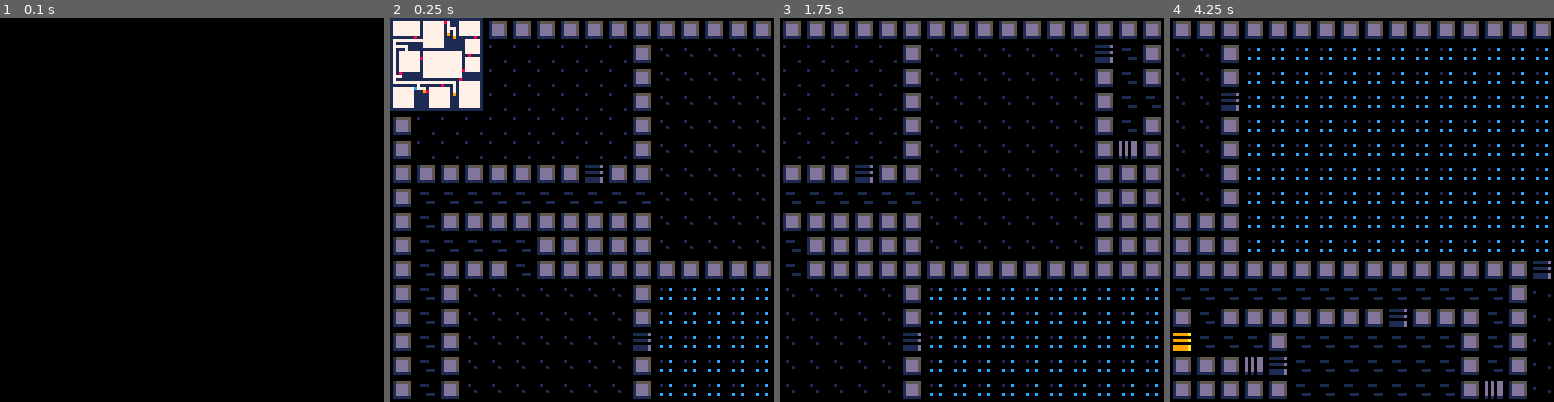
Above: before the commit, frames 1-4 (left to right).
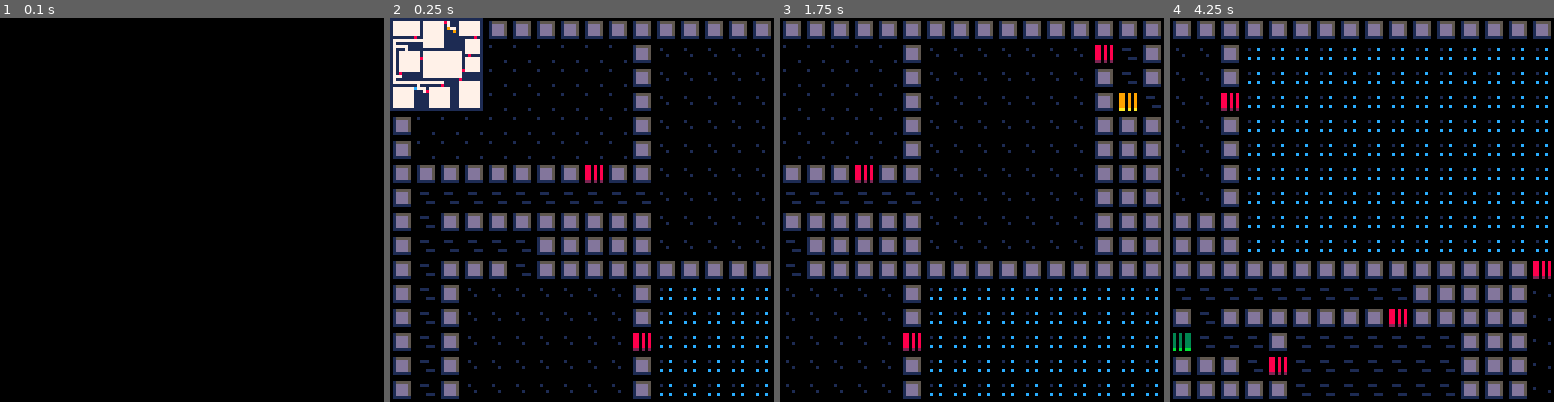
Above: after the commit, the same moments.

Repository: theRenard/PICO-8-Dungeon-Generator
Game: PICO-8 cartridge dungeon-generator.p8
Two runs of this game, one before a commit and one after it. Both use one fixed random seed, a clock stepped at 60 frames per second and the inputs below.
Inputs:
- Up to frame 1 (0.1 s): no input
- Up to frame 2 (0.25 s): no input
- Up to frame 3 (1.75 s): hold Right from 1.6 s (still down)
- Up to frame 4 (4.25 s): release Right at 2.1 s; hold Up 2.15-2.42 s; hold Right 2.47-3.03 s; hold Left 3.08-3.58 s; hold Down 3.63-3.97 s; hold Right from 4.02 s (still down)

Frame 1 is identical in both runs. In frame 2, 0.5% of the frame differs, in the area x 8-68%, y 2-87%; in frame 3, 1.1%; in frame 4, 2.8%, in the area x 0-100%, y 19-100%.

Commit message:
Enhance maze generation functionality with detailed comments and improved room placement logic; adjust exit count for better layout.

Diff:
--- a/dungeon-generator.p8
+++ b/dungeon-generator.p8
@@ -11,12 +11,12 @@
 
 __gfx__
 00000000000000000000000000000000000000000000000000000000000000000000000000000000000000000000000000000000000000000000000000000000
-0000000001555550000000000000000001000000000000000000000000000000011111d00d0d0dd00000000000000000099999a0000000000000000000000000
-0070070001dddd500000010000100000000000000000000000100c0000111000000000000d0d0dd0000000000000000000000000000000000000000000000000
-0007700001dddd50000000000000000000000000010000000000000000000000011111d00d0d0dd00000000000000000099999a0000000000000000000000000
-0007700001dddd50000000000000100000000000000000100000000000000000000000000d0d0dd0000000000000000000000000000000000000000000000000
-0070070001dddd500010000000000000000000000000000000c00c0000001110011111d00d0d0dd00000000000000000099999a0000000000000000000000000
-0000000001111110000000000000000000000010000000000000000000000000011111d0010101100000000000000000099999a0000000000000000000000000
+00000000015555500000000000000000010000000000000000000000000000000880808009909090000000000000000003030330000000000000000000000000
+0070070001dddd500000010000100000000000000000000000100c00001110000880808009909090000000000000000003030330000000000000000000000000
+0007700001dddd500000000000000000000000000100000000000000000000000880808009909090000000000000000003030330000000000000000000000000
+0007700001dddd500000000000001000000000000000001000000000000000000880808009909090000000000000000003030330000000000000000000000000
+0070070001dddd500010000000000000000000000000000000c00c00000011100880808009909090000000000000000003030330000000000000000000000000
+0000000001111110000000000000000000000010000000000000000000000000022020200aa0a0a000000000000000000b0b0bb0000000000000000000000000
 00000000000000000000000000000000000000000000000000000000000000000000000000000000000000000000000000000000000000000000000000000000
 00000000000000000000000000000000000000000000000000000000000000000000000000000000000000000000000000000000000000000000000000000000
 00000000000000000000000000000000000000000000000000000000000000000000000000000000000000000000000000000000000000000000000000000000
--- a/lua/generator.lua
+++ b/lua/generator.lua
@@ -3,58 +3,142 @@
 --2220
 --17919
 
+--[[
+    MAZE/DUNGEON GENERATOR
+
+    This function creates a procedural maze/dungeon with the following features:
+    - Random room placement
+    - Maze generation using depth-first search
+    - Region connection to ensure all areas are accessible
+    - Dead end removal to create more interesting layouts
+    - Configurable parameters for size, complexity, and visual output
+]]
+
 function make_mz(cfg)
-    -- Constants
+    --[[ CONFIGURATION AND CONSTANTS ]]
+    -- draw: whether to visualize the generation process in real-time
+    -- mth: method for choosing next position (1=random, 2=first, 3=last)
     local draw, mth = cfg.draw or false, cfg.mth or 3
+
+    -- brd: border size (1 or 2), w/h: maze dimensions
     local brd, w, h = cfg.hasbrd == false and 1 or 2, cfg.w or 128, cfg.h or 64
+
+    -- mz_w/h: actual maze dimensions (accounting for border)
+    -- chambers: stores room information for each region
+    -- tries: maximum attempts for room placement
+    -- xtrsz: extra size factor for rooms
+    -- xtrconn: probability factor for extra connections
+    -- exits: number of dead ends to preserve
     local mz_w, mz_h, chambers = w - 1, h - 1, {}
     local tries, xtrsz, xtrconn, exits = 1000, cfg.xtrsz or 1, cfg.xtrconn or 20, cfg.exits or 2
 
-    -- Tiles
+    --[[ TILE TYPES ]]
+    -- wl_tl: wall tile, flr_tl: floor tile, op_tl: open tile
+    -- csd_tl: closed tile, xt_tl: exit tile
     local wl_tl, flr_tl, op_tl, csd_tl, xt_tl = cfg.wl_tl or 1, cfg.flr_tl or 7, cfg.op_tl or 12, cfg.csd_tl or 8, cfg.xt_tl or 9
+
+    --[[ DATA STRUCTURES ]]
+    -- mz: main maze array (contains tile types)
+    -- rgn: region array (tracks which region each cell belongs to)
+    -- con_rgn: connection regions (tracks potential connection points)
+    -- dd_ends: dead ends list
+    -- cr_rgn: current region counter
     local mz, rgn, con_rgn, dd_ends, cr_rgn = mk2darr(mz_w, mz_h, wl_tl), mk2darr(mz_w, mz_h), mk2darr(mz_w, mz_h), {}, 0
 
+    --[[ UTILITY FUNCTIONS ]]
+
+    --[[
+        chs_idx(ceil)
+        Chooses the next position index based on the method:
+        - Method 1: Random selection
+        - Method 2: Always first (depth-first)
+        - Method 3: Always last (breadth-first)
+    ]]
     local function chs_idx(ceil)
         return mth == 1 and flr(rnd(ceil)) + 1 or mth == 2 and 1 or ceil
     end
 
+    --[[
+        in_bounds(pos)
+        Checks if a position is within the maze boundaries
+        Returns true if position is valid (1 to mz_w/h)
+    ]]
     local function in_bounds(pos)
         return pos.x <= mz_w and pos.y <= mz_h and pos.x > 0 and pos.y > 0
     end
 
+    --[[
+        is_wall(pos)
+        Checks if a position contains a wall tile
+    ]]
     local function is_wall(pos)
         return mz[pos.x][pos.y] == wl_tl
     end
 
+    --[[
+        is_path(pos)
+        Checks if a position contains a floor/path tile
+    ]]
     local function is_path(pos)
         return mz[pos.x][pos.y] == flr_tl
     end
 
+    --[[
+        set_tl(pos, tl_ty)
+        Sets a position to a specific tile type
+    ]]
     local function set_tl(pos, tl_ty)
         mz[pos.x][pos.y] = tl_ty
     end
 
+    --[[
+        crv(pos)
+        Carves a path at the given position and assigns it to current region
+        This is the core function for creating paths in the maze
+    ]]
     local function crv(pos)
         set_tl(pos, flr_tl)
         rgn[pos.x][pos.y] = cr_rgn
     end
 
+    --[[
+        fill(pos)
+        Fills a position with a wall (blocks the path)
+    ]]
     local function fill(pos)
         mz[pos.x][pos.y] = wl_tl
     end
 
+    --[[
+        can_crv(pos)
+        Checks if a position can be carved (is within bounds and is a wall)
+    ]]
     local function can_crv(pos)
         return in_bounds(pos) and is_wall(pos)
     end
 
+    --[[
+        add_rgn()
+        Increments the region counter to create a new region
+    ]]
     local function add_rgn()
         cr_rgn += 1
     end
 
+    --[[
+        add_dend(pos)
+        Adds a position to the dead ends list
+    ]]
     local function add_dend(pos)
         add(dd_ends, pos)
     end
 
+    --[[
+        add_junc(pos)
+        Creates a junction at the given position
+        Randomly chooses between closed tile, open tile, or floor tile
+        This adds variety to the maze connections
+    ]]
     local function add_junc(pos)
         local tile_type = csd_tl
         if one_in(4) then
@@ -63,6 +147,13 @@
         set_tl(pos, tile_type)
     end
 
+    --[[ VISUALIZATION FUNCTIONS ]]
+
+    --[[
+        draw_mz()
+        Draws the current maze state to the screen
+        Only draws occasionally (10% chance) to avoid overwhelming the display
+    ]]
     local function draw_mz()
         if rnd() > 0.9 then
             foreach_2darr(
@@ -73,6 +164,11 @@
         end
     end
 
+    --[[
+        draw_rgn()
+        Visualizes the regions with different colors
+        Each region gets a unique color (avoiding colors 9 and 10)
+    ]]
     local function draw_rgn()
         foreach_2darr(
             mz, function(x, y)
@@ -86,6 +182,11 @@
         )
     end
 
+    --[[
+        draw_connections()
+        Visualizes connection points between regions
+        Shows 2-region connections in color 9, multi-region in color 10
+    ]]
     local function draw_connections()
         if rnd() > 0.9 then
             foreach_2darr(
@@ -103,6 +204,23 @@
         end
     end
 
+    --[[ MAZE GENERATION FUNCTIONS ]]
+
+    --[[
+        grow_mz(str_pos)
+        Grows a maze from a starting position using depth-first search
+
+        Algorithm:
+        1. Start at the given position and carve it
+        2. Add it to the position list
+        3. While there are positions to explore:
+           - Choose next position based on method
+           - Try each direction randomly
+           - If we can carve in that direction (2 steps), do so
+           - Add the new position to the list
+           - If no direction works, remove current position
+        4. This creates a maze with no loops (tree structure)
+    ]]
     local function grow_mz(str_pos)
         add_rgn()
         local posn = {}
@@ -136,6 +254,12 @@
         end
     end
 
+    --[[
+        grow_mzs()
+        Grows mazes from all valid starting positions
+        Only starts from positions that are walls and follow the grid pattern
+        This ensures complete maze coverage
+    ]]
     local function grow_mzs()
         for x = brd, mz_w, 2 do
             for y = brd, mz_h, 2 do
@@ -147,6 +271,19 @@
         end
     end
 
+    --[[
+        add_rms()
+        Adds rectangular rooms to the maze
+
+        Algorithm:
+        1. Try to place rooms up to 'tries' times
+        2. Generate random room size (minimum 5x5, can be rectangular)
+        3. Check if room overlaps with existing rooms
+        4. If no overlap, carve the room and assign it to a new region
+        5. Store room information in chambers array
+
+        This creates open areas that contrast with the maze corridors
+    ]]
     local function add_rms()
         local rms = {}
         for i = 0, tries do
@@ -181,9 +318,25 @@
         end
     end
 
+    --[[
+        conn_rgn()
+        Connects all regions to ensure the maze is fully accessible
+
+        Algorithm:
+        1. Find all potential connection points (walls between different regions)
+        2. Visualize regions and connections if drawing is enabled
+        3. While there are unmerged regions:
+           - Choose a random connection point
+           - Create a junction at that point
+           - Merge the connected regions
+           - Remove nearby redundant connections
+           - Optionally add extra connections for variety
+        4. This ensures the maze is fully connected with no isolated areas
+    ]]
     local function conn_rgn()
         if draw then draw_rgn() end
 
+        -- Find all potential connection points
         foreach_2darr(
             mz, function(x, y)
                 if is_wall({ x = x, y = y }) then
@@ -214,6 +367,7 @@
         local cons = {}
         -- {{ x, y }}
 
+        -- Collect all connection points
         foreach_2darr(
             mz, function(x, y)
                 if con_rgn[x][y] then
@@ -222,12 +376,14 @@
             end
         )
 
+        -- Initialize region tracking
         local mgd_rgns, un_mgd_rgns = {}, {}
         for i = 1, cr_rgn do
             mgd_rgns[i] = i
             un_mgd_rgns[i] = i
         end
 
+        -- Connect regions until all are merged
         while #un_mgd_rgns > 1 do
             local conn = get_rnd_item(cons)
 
@@ -240,6 +396,7 @@
             )
             local dest, sources = rgn[1], slice(rgn, 2)
 
+            -- Merge regions
             for i = 1, cr_rgn do
                 if contains(sources, mgd_rgns[i]) then
                     mgd_rgns[i] = dest
@@ -250,6 +407,7 @@
                 del(un_mgd_rgns, source)
             end
 
+            -- Remove redundant connections and add variety
             rmv_where(
                 cons, function(pos)
                     if dst_btw(conn, pos) < 2 then
@@ -275,10 +433,22 @@
         end
     end
 
+    --[[
+        rmv_dends()
+        Removes dead ends to create more interesting maze layouts
+
+        Algorithm:
+        1. Find all dead ends (positions with only one exit)
+        2. While we have more dead ends than the target number:
+           - For each dead end, check if it's still a dead end
+           - If so, fill it with a wall and add its neighbor to dead ends list
+        3. Mark remaining dead ends as exit tiles
+        4. This creates more complex paths and reduces linear corridors
+    ]]
     local function rmv_dends()
         local done = false
 
-        -- add dead ends
+        -- Find all dead ends
         foreach_2darr(
             mz, function(x, y)
                 if not is_wall({ x = x, y = y }) then
@@ -301,6 +471,7 @@
             end
         )
 
+        -- Remove dead ends until we reach the target number
         while #dd_ends > exits do
             for _, pos in pairs(dd_ends) do
                 local x, y, paths = pos.x, pos.y, {}
@@ -324,15 +495,22 @@
             end
         end
 
+        -- Mark remaining dead ends as exits
         for _, pos in pairs(dd_ends) do
             set_tl(pos, xt_tl)
         end
     end
 
+    --[[ MAIN GENERATION SEQUENCE ]]
+    -- 1. Add rooms first (creates open areas)
     add_rms()
+    -- 2. Generate mazes in remaining areas
     grow_mzs()
+    -- 3. Connect all regions to ensure accessibility
     conn_rgn()
+    -- 4. Remove excess dead ends for better layout
     rmv_dends()
 
+    -- Return the generated maze and room information
     return mz, chambers
 end
--- a/lua/main.lua
+++ b/lua/main.lua
@@ -11,7 +11,7 @@
     w = dungeonWidth,
     h = dungeonHeight,
     xtrconn = 80,
-    exits = 4
+    exits = 2
   })
   foreach_2darr(
     dungeon, function(x, y)
